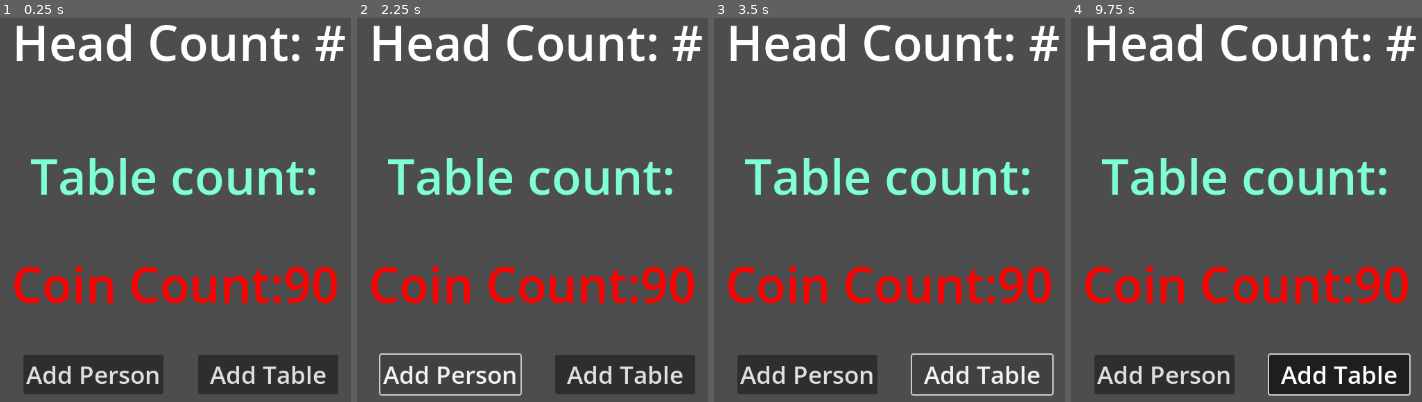
Above: before the commit, frames 1-4 (left to right).
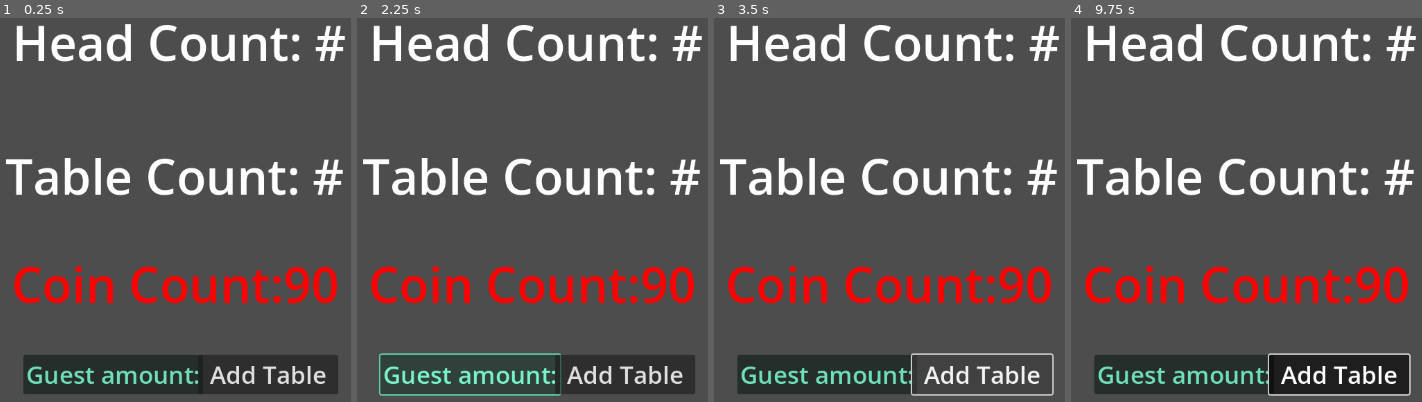
Above: after the commit, the same moments.

Repository: barrettab456/Event-Simulation
Game: Godot game, scene res://main.tscn
Same seed, same stepped clock (60 frames per second), same inputs: the game is played once before the commit and once after it.
Inputs (mouse positions are in pixels of both pictures, inside the frame that each line leads up to):
- Up to frame 1 (0.25 s): no input
- Up to frame 2 (2.25 s): click "Add Person" (after the commit: "Guest amount:") at 0.5 s; click "Add Table" at 1.25 s; click "Add Person" (after the commit: "Guest amount:") at 2 s
- Up to frame 3 (3.5 s): click "Add Table" at 2.75 s
- Up to frame 4 (9.75 s): click "Add Person" (after the commit: "Guest amount:") at 3.5 s; click "Add Table" at 4.25 s; tap Enter (add_table) at 5, 6.5, 8 s; move the mouse to (1418, 210) at 5.02 s; hold Space (add_person) 5.03-5.75 s; click (1418, 210) at 5.17 s; drag from (1085, 256) to (1204, 325) at 5.77 s; move the mouse to (1323, 133) at 6.52 s; hold Shift 6.53-7.25 s; click (1323, 133) at 6.67 s; tap Space (add_person) at 7.25, 8.75 s; drag from (1204, 325) to (outside the picture) at 7.27 s; move the mouse to (outside the picture) at 8.02 s; tap Ctrl at 8.1 s; click (outside the picture) at 8.17 s; drag from (outside the picture) to (1123, 121) at 8.77 s; move the mouse to (1285, 233) at 9.52 s; hold Enter (add_table) from 9.53 s (still down); click (1285, 233) at 9.67 s

The runs differ from the first frame. In frame 1, 6.9% of the frame differs, in the area x 1-98%, y 36-98%; in frame 2, 7.6%, in the area x 1-98%, y 36-99%; in frame 3, 6.9%; in frame 4, 6.9%.
Error before the commit: Invalid assignment of property or key 'text' with value of type 'String' on a base object of type 'null instance'. (res://people.gd:6)
Error after the commit: Invalid assignment of property or key 'text' with value of type 'String' on a base object of type 'null instance'. (res://main.gd:12)

Commit message:
ready function

Diff:
--- a/main.gd
+++ b/main.gd
@@ -5,6 +5,12 @@
 func _ready() -> void:
 	$coin_count.text = "Coin Count:" + str(coins)
 	$coin_count.modulate = Color.RED
+
+	$add_guest.text = "Guest amount:"
+	$add_guest.modulate = Color.AQUAMARINE
+
+	$table_count.text = "Table count:"
+	$table_count.modulate = Color.AQUAMARINE
 
 func _input(event):
 	if event.is_action_pressed("add_person"):
--- a/people.gd
+++ b/people.gd
@@ -2,9 +2,6 @@
 var guests = 0
 
 # Called when the node enters the scene tree for the first time.
-func _ready() -> void:
-	$add_guest.text = "Guest amount:"
-	$add_guest.modulate = Color.AQUAMARINE
 
 func new_guest():
 	guests += 1
--- a/tables.gd
+++ b/tables.gd
@@ -2,9 +2,6 @@
 var table = 0
 
 # Called when the node enters the scene tree for the first time.
-func _ready() -> void:
-	$table_count.text = "Table count:"
-	$table_count.modulate = Color.AQUAMARINE
 
 func _input(event):
 	if event.is_action_pressed("add_table"):
